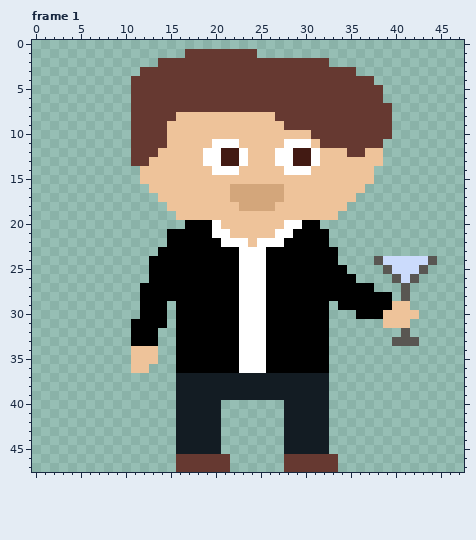
Pixel-art file -- aseprite/guests/guest1.aseprite. The first picture shows the starting point.
48x48 pixels, 3 frames. Shown: frame 1. The commit also changed other frames, which this record leaves out.
The same view after the edit:
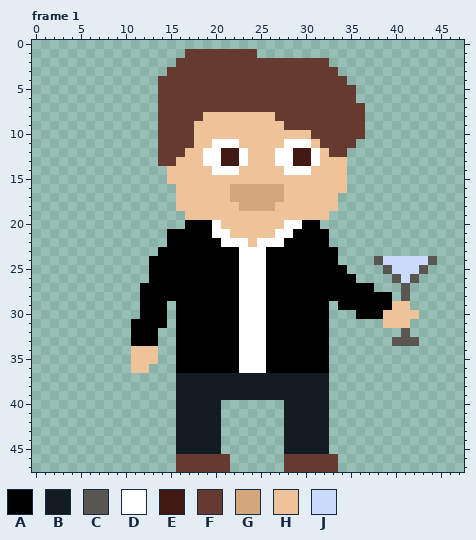
Palette (. is transparent): A #000000  B #131c23  C #595652  D #ffffff  E #421a13  F #663931  G #d3a67b  H #eec39a  J #cbdbfc
Message: Update Male guest sprite Gave him plastic surgery to fix the potato head
Change:
--- frame 1
@@ x 9..41 @@
  1 ........FFFFFFFF.................
- 2 .....FFFFFFFFFFFFFFFFFFF.........
- 3 ...FFFFFFFFFFFFFFFFFFFFFFFF......
- 4 ..FFFFFFFFFFFFFFFFFFFFFFFFFFF....
- 5 ..FFFFFFFFFFFFFFFFFFFFFFFFFFFF...
- 6 ..FFFFFFFFFFFFFFFFFFFFFFFFFFFF...
- 7 ..FFFFFFFFFFFFFFFFFFFFFFFFFFFFF..
- 8 ..FFFFFHHHHHHHHHHHFFFFFFFFFFFFF..
- 9 ..FFFFHHHHHHHHHHHHHFFFFFFFFFFFF..
-10 ..FFFFHHHHHHHHHHHHHHHHFFFFFFFFF..
-11 ..FFFFHHHHHDDDHHHHHDDDHFFFFFFF...
-12 ..FFFHHHHHDDEEDHHHDDEEDHHHFFHH...
-13 ..FFHHHHHHDDEEDHHHDDEEDHHHHHHH...
-14 ...HHHHHHHHDDDHHHHHDDDHHHHHHH....
-15 ...HHHHHHHHHHHHHHHHHHHHHHHHHH....
-16 ....HHHHHHHHHGGGGGGHHHHHHHHH.....
-17 .....HHHHHHHHGGGGGGHHHHHHHH......
-18 ......HHHHHHHHGGGGHHHHHHHH.......
-19 .......HHHHHHHHHHHHHHHHHH........
+ 2 .......FFFFFFFFFFFFFFFFF.........
+ 3 ......FFFFFFFFFFFFFFFFFFF........
+ 4 .....FFFFFFFFFFFFFFFFFFFFF.......
+ 5 .....FFFFFFFFFFFFFFFFFFFFFF......
+ 6 .....FFFFFFFFFFFFFFFFFFFFFF......
+ 7 .....FFFFFFFFFFFFFFFFFFFFFFF.....
+ 8 .....FFFFFHHHHHHHHFFFFFFFFFF.....
+ 9 .....FFFFHHHHHHHHHHFFFFFFFFF.....
+10 .....FFFFHHHHHHHHHHHHHFFFFFF.....
+11 .....FFFFHHDDDHHHHHDDDHFFFF......
+12 .....FFFHHDDEEDHHHDDEEDHFF.......
+13 .....FFHHHDDEEDHHHDDEEDHHH.......
+14 ......HHHHHDDDHHHHHDDDHHHH.......
+15 ......HHHHHHHHHHHHHHHHHHHH.......
+16 .......HHHHHHGGGGGGHHHHHHH.......
+17 .......HHHHHHGGGGGGHHHHHH........
+18 .......HHHHHHHGGGGHHHHHHH........
+19 ........HHHHHHHHHHHHHHHH.........
 20 ........AAADHHHHHHHDDAA..........
Changed places in both pictures, as pixel boxes (x1, y1, x2, y2):
changed: (131, 58, 203, 220)
changed: (329, 67, 392, 220)
